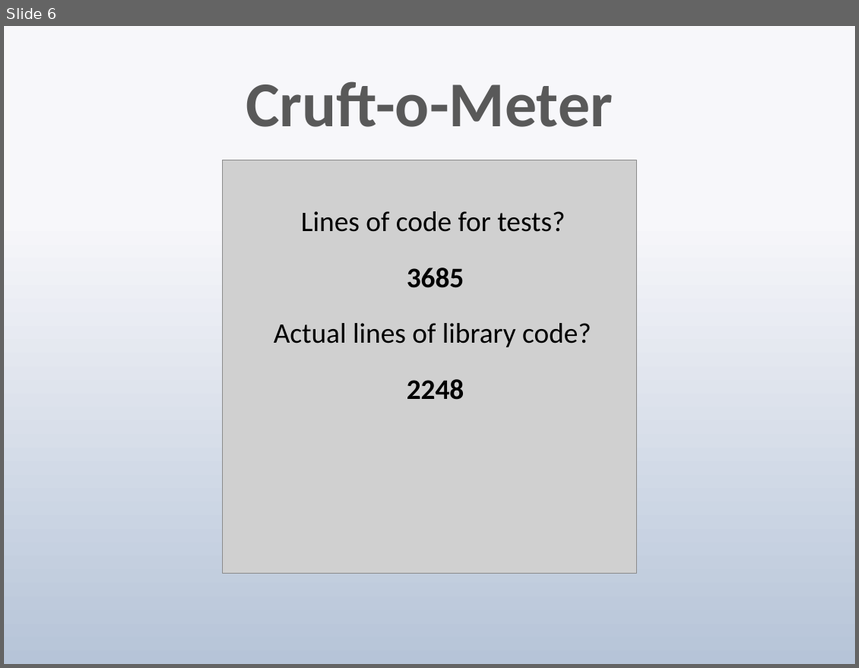
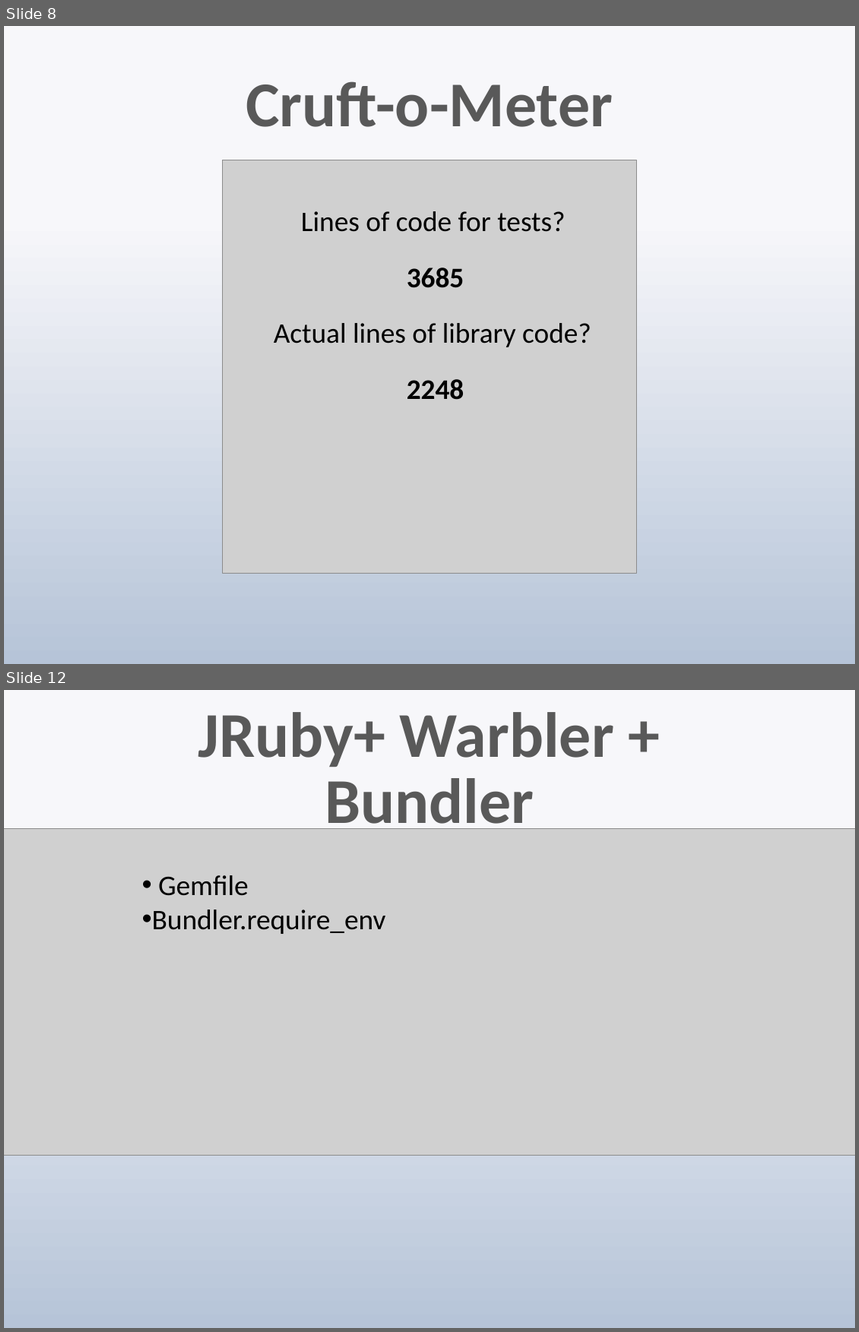
Before and after one commit to techwhizbang/sinatra_slideshow, a slide deck: sinatra.pptx. Shown one above the other, each under a label of ours: slide 6 before the commit, slides 8 and 12 after it; the slides between them are not shown. The pictures are 859x668 and 859x1332 pixels, drawn with LibreOffice and Linux fonts; fonts in the diff are those of the drawing; grey boxes stand for pictures. Boxes give left, top, right and bottom in pixels: in the first picture for what was removed or moved away, otherwise in the second. Text is boxed around its words. In the diff, an @@ line names an element or a change of style, - is before the commit and + after.

```diff
--- a/sinatra.pptx
+++ b/sinatra.pptx
@@ slide 12 added at [4,690,855,1328], background gradient #F7F9FB to #B7C6D9 @@
@@ title added at [199,712,614,838], 54 pt, text gradient #595959 to #262626, bold @@
+JRuby+ Warbler + Bundler
@@ picture added at [4,829,855,1155] @@
@@ text added at [152,875,386,934], 24 pt, text #000000 @@
+• Gemfile
+• Bundler.require_env
@@ what was slide 6 is now slide 8 @@
```
Also in this commit, not shown: 1 slide changed, 6 other slides added, 2 other files.
